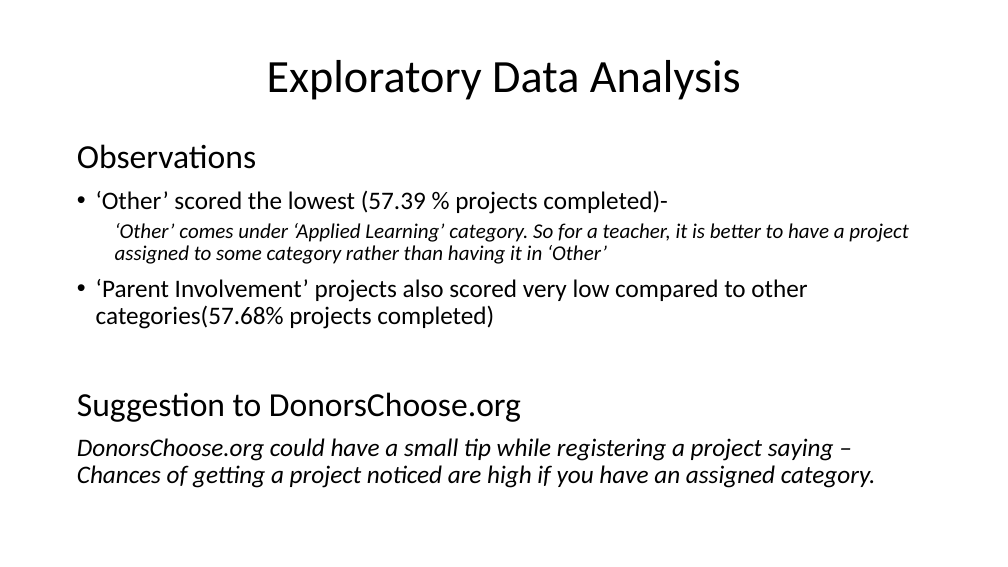
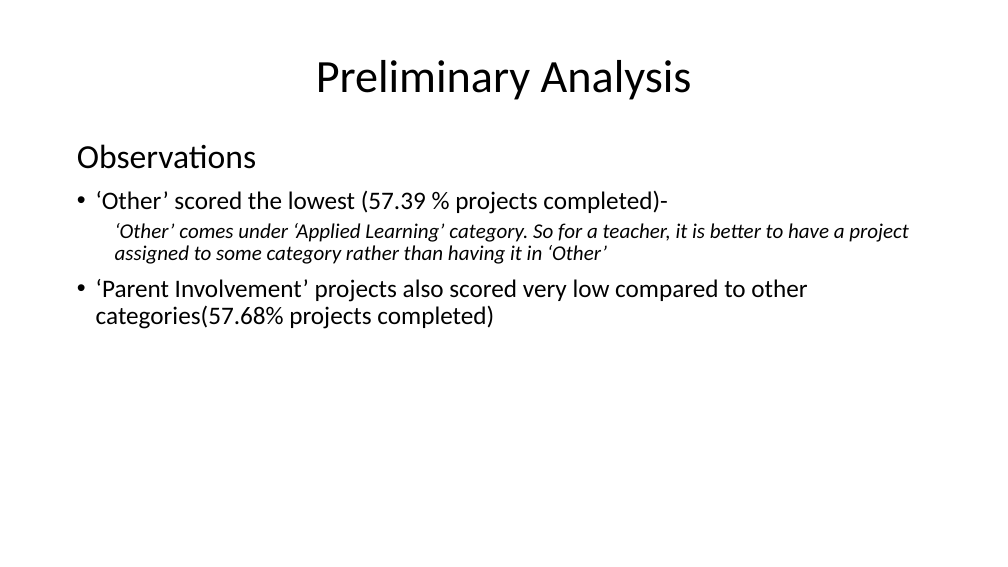
Before and after one commit to Naveed1842/data-science-intensive-2, a slide deck: slide 10 of Donor-Choose-Project/CapstoneProject_Slides.pptx (slide 9 before the commit). Drawn at 1008x567 pixels with LibreOffice and Linux fonts; fonts in the diff are those of the drawing. Boxes give left, top, right and bottom in pixels: in the first picture for what was removed or moved away, otherwise in the second. Text is boxed around its words. In the diff, an @@ line names an element or a change of style, - is before the commit and + after.

```diff
--- a/Donor-Choose-Project/CapstoneProject_Slides.pptx
+++ b/Donor-Choose-Project/CapstoneProject_Slides.pptx
@@ title at (316, 60, 692, 100): text changed @@
-Exploratory Data Analysis
+Preliminary Analysis
@@ text at (77, 392, 876, 488): paragraphs removed @@
-Suggestion to DonorsChoose.org
-DonorsChoose.org could have a small tip while registering a project saying – Chances of getting a project noticed are high if you have an assigned category.
```
Also in this commit, not shown: 9 other slides changed, 1 slide added, 2 other files.
